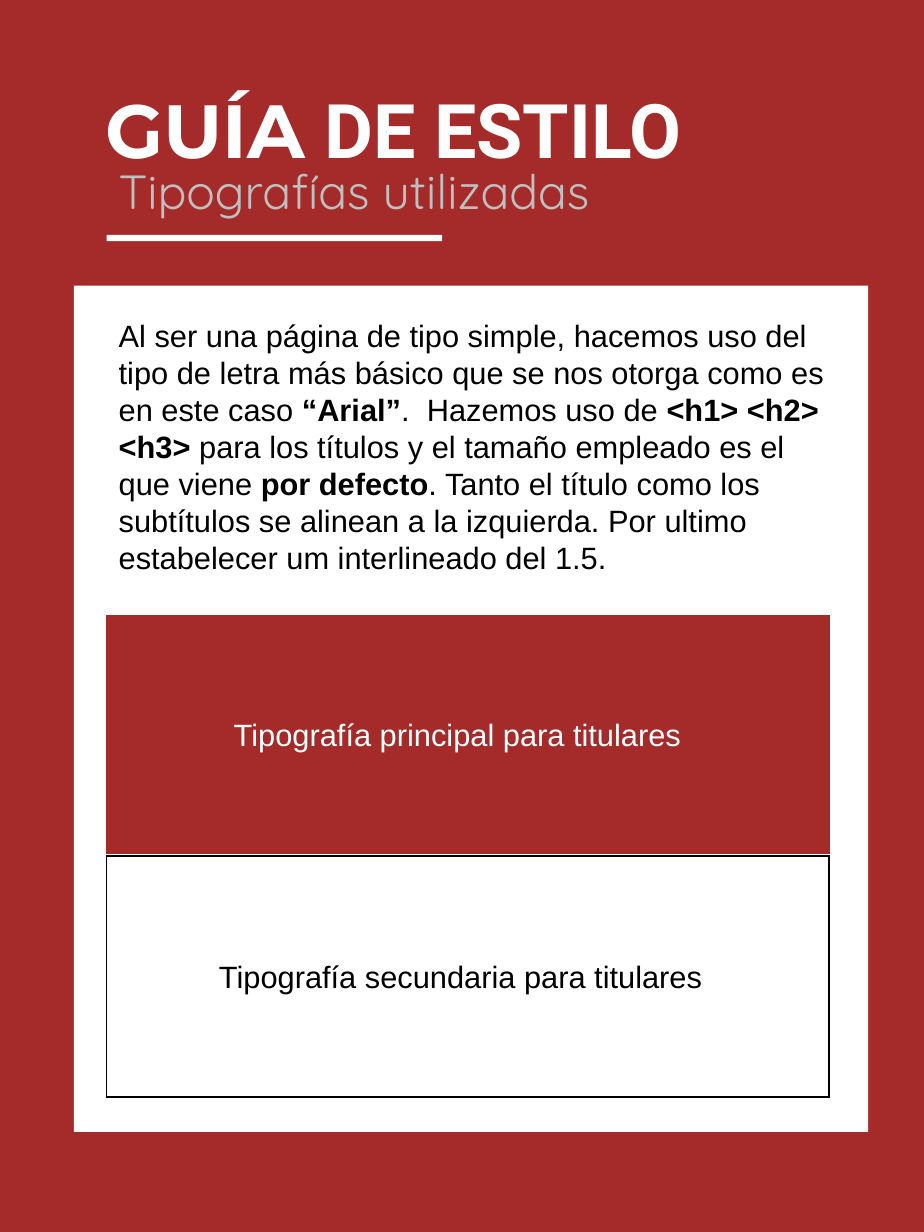
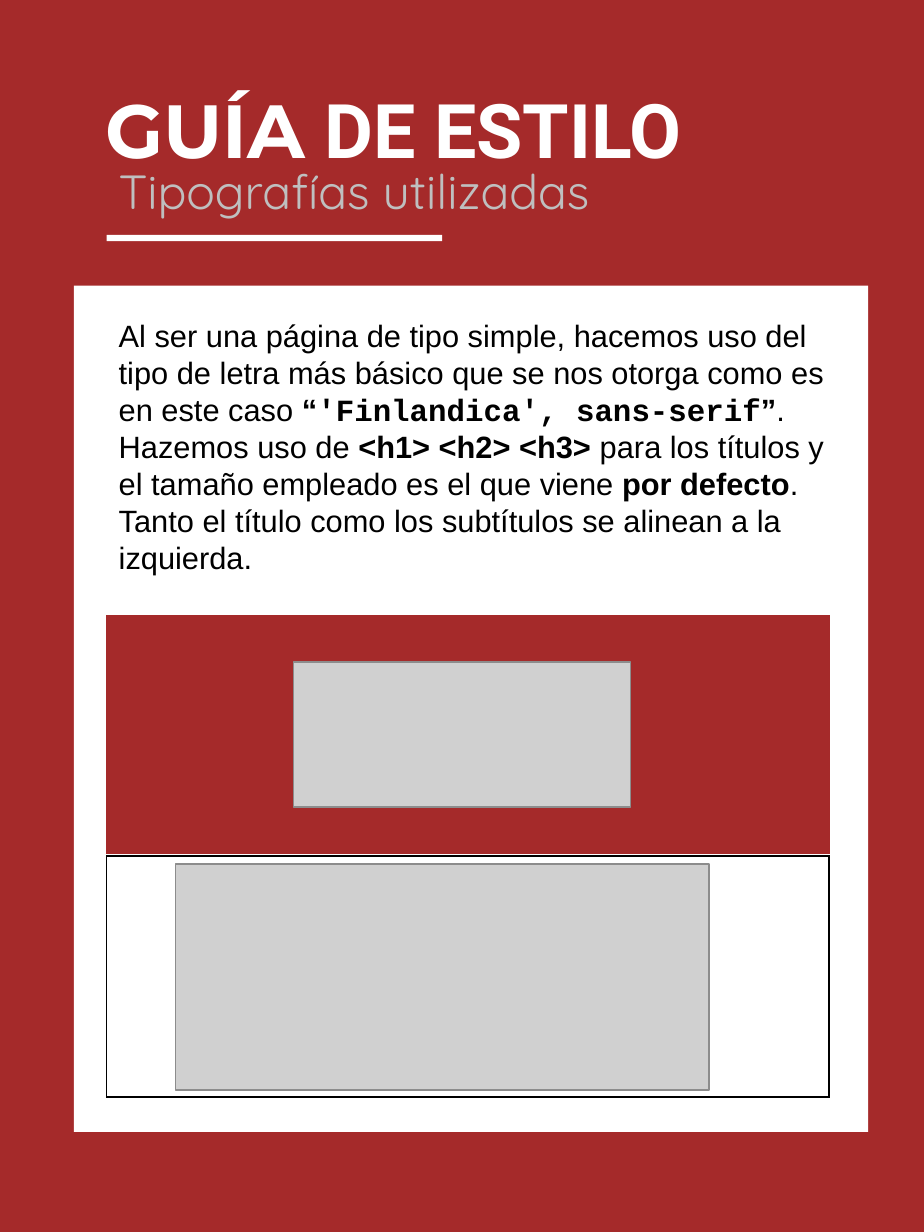
Before and after one commit to mch56693/PHP, a slide deck: slide 3 of sitioWeb/guiaEstilos/guiaEstilos-sitioWeb.pptx. Drawn at 924x1232 pixels with LibreOffice and Linux fonts; fonts in the diff are those of the drawing; grey boxes stand for pictures. Boxes give left, top, right and bottom in pixels: in the first picture for what was removed or moved away, otherwise in the second. Text is boxed around its words. In the diff, an @@ line names an element or a change of style, - is before the commit and + after.

```diff
--- a/sitioWeb/guiaEstilos/guiaEstilos-sitioWeb.pptx
+++ b/sitioWeb/guiaEstilos/guiaEstilos-sitioWeb.pptx
@@ text at (119,324,824,574): text changed @@
-Al ser una página de tipo simple, hacemos uso del tipo de letra más básico que se nos otorga como es en este caso “Arial”. Hazemos uso de <h1> <h2> <h3> para los títulos y el tamaño empleado es el que viene por defecto. Tanto el título como los subtítulos se alinean a la izquierda. Por ultimo estabelecer um interlineado del 1.5.
+Al ser una página de tipo simple, hacemos uso del tipo de letra más básico que se nos otorga como es en este caso “'Finlandica', sans-serif”. Hazemos uso de <h1> <h2> <h3> para los títulos y el tamaño empleado es el que viene por defecto. Tanto el título como los subtítulos se alinean a la izquierda.
@@ picture added at (293,662,631,807) @@
@@ text removed at (234,723,681,752) @@
-Tipografía principal para titulares
@@ picture added at (175,864,708,1090) @@
@@ text removed at (219,965,702,994) @@
-Tipografía secundaria para titulares
```
Also in this commit, not shown: 3 other slides changed, 1 slide added, 5 other files.
